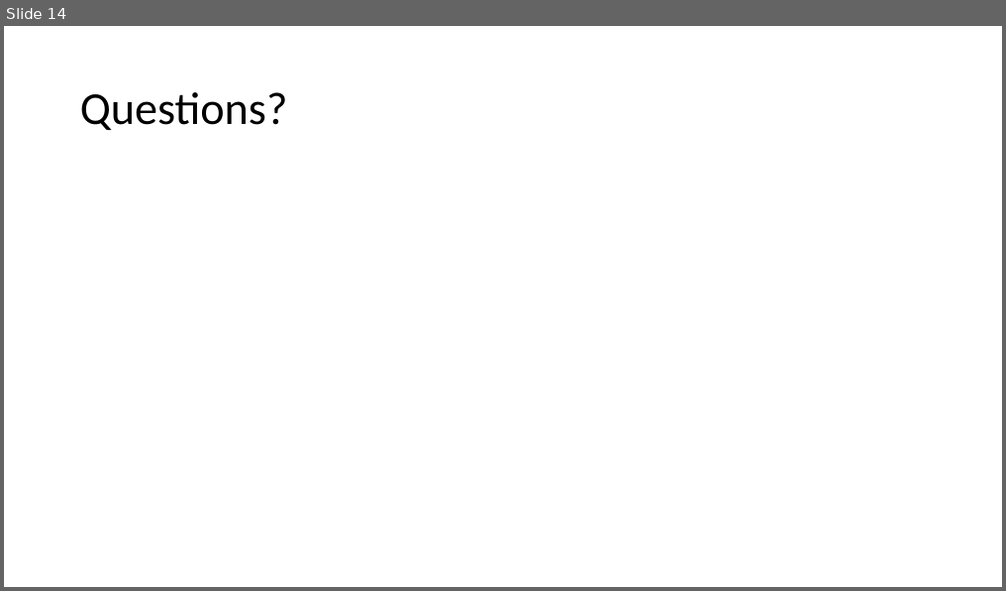
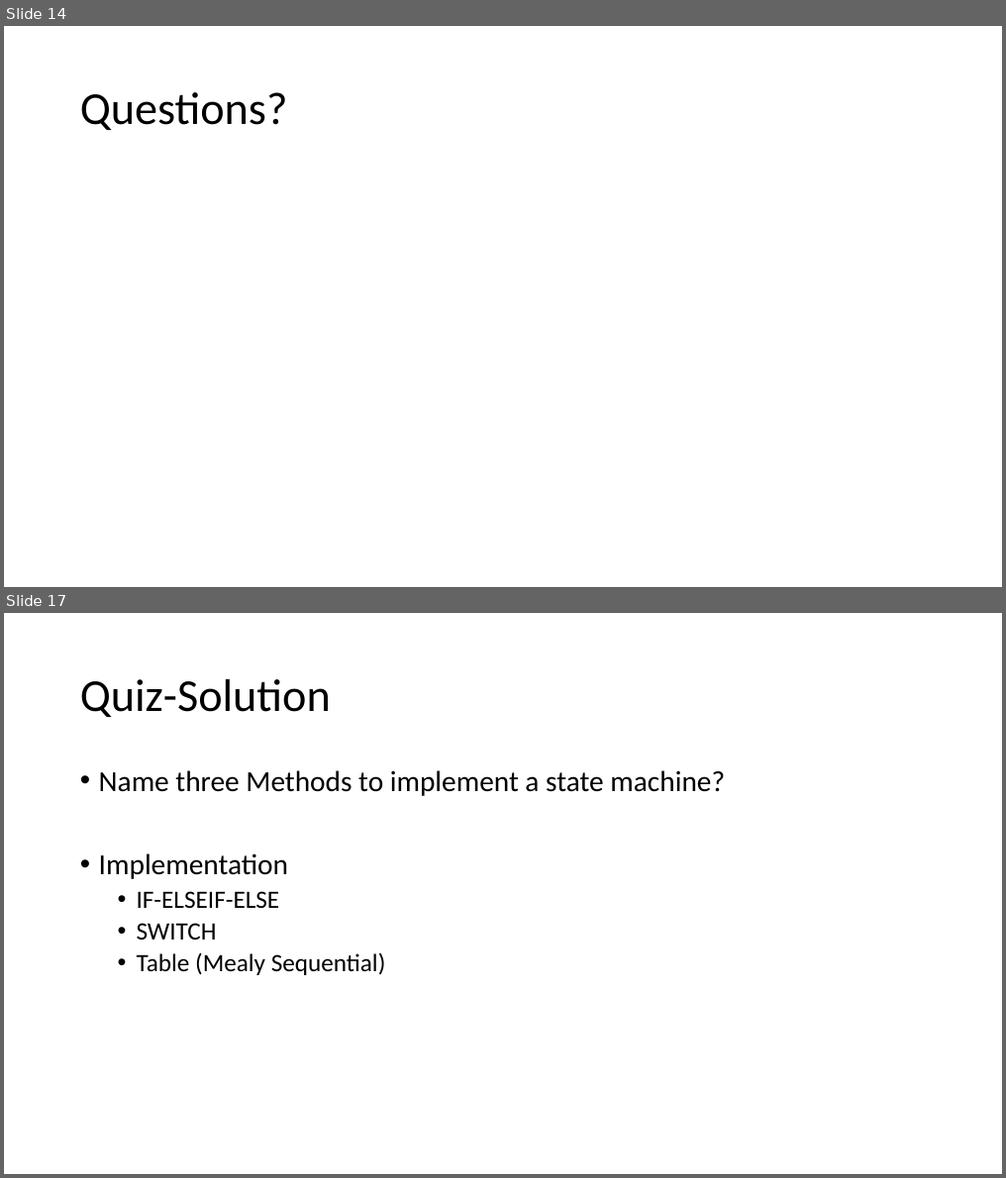
Before and after one commit to tdweber/Schweg_Web, a slide deck: SW04a Recap Schwegler Weber.pptx. Shown one above the other, each under a label of ours: slide 14 before the commit, slides 14 and 17 after it; the slides between them are not shown. The pictures are 1006x591 and 1006x1178 pixels, drawn with LibreOffice and Linux fonts; fonts in the diff are those of the drawing. Boxes give left, top, right and bottom in pixels: in the first picture for what was removed or moved away, otherwise in the second. Text is boxed around its words. In the diff, an @@ line names an element or a change of style, - is before the commit and + after.

```diff
--- a/SW04a Recap Schwegler Weber.pptx
+++ b/SW04a Recap Schwegler Weber.pptx
@@ slide 17 added at box(4, 613, 1002, 1174), background #FFFFFF @@
@@ title added at box(80, 679, 331, 717), 44 pt, text #000000 @@
+Quiz-Solution
@@ text added at box(99, 770, 725, 975), 28 pt, text #000000 @@
+• Name three Methods to implement a state machine?
+• Implementation
+  • IF-ELSEIF-ELSE
+  • SWITCH
+  • Table (Mealy Sequential)
```
Also in this commit, not shown: 2 slides changed, 3 other slides added, 1 slide removed.
